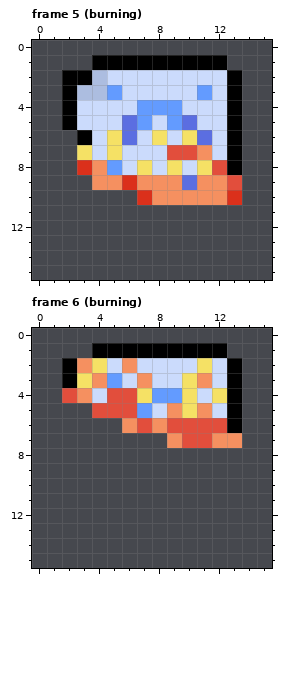
Edited in one commit: pixel-art file (src/objects/poster/_assets/poster.aseprite). Above: the version before the commit.
16x16 pixels, 8 frames. Shown: frame 5 (burning), frame 6 (burning). The commit also changed other frames, which this record leaves out.
And afterwards:
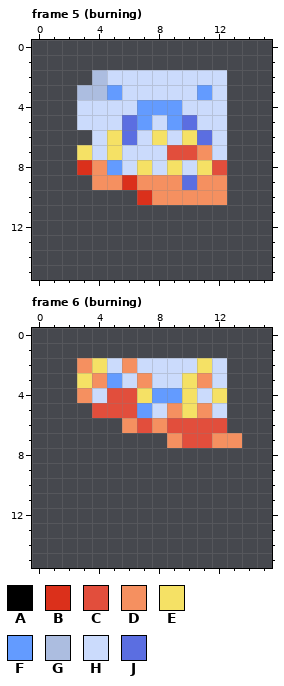
Palette (. is transparent): A #000000  B #db301b  C #e24e3c  D #f59060  E #f5e165  F #639bff  G #acbde0  H #cbdbfc  J #5b6ee1
Difference:
--- frame 5 (burning)
@@ x 0..15 @@
  0 ................
- 1 ....AAAAAAAAA...
- 2 ..AAGHHHHHHHHA..
- 3 ..AGGFHHHHHFHA..
- 4 ..AHHHHFFFHHHA..
- 5 ..AHHHJFHFJHHA..
- 6 ...AHEJHEHEJHA..
- 7 ...EHEHHHCCDHA..
- 8 ...BDFHEHEHECA..
- 9 ....DDBDDDJDDC..
-10 .......BDDDDDB..
+ 1 ................
+ 2 ....GHHHHHHHH...
+ 3 ...GGFHHHHHFH...
+ 4 ...HHHHFFFHHH...
+ 5 ...HHHJFHFJHH...
+ 6 ....HEJHEHEJH...
+ 7 ...EHEHHHCCDH...
+ 8 ...BDFHEHEHEC...
+ 9 ....DDBDDDJDD...
+10 .......BDDDDD...
 11 ................
--- frame 6 (burning)
@@ x 0..15 @@
  0 ................
- 1 ....AAAAAAAAA...
- 2 ..ADEHDHHHHEHA..
- 3 ..AEDFHDHHEDHA..
- 4 ..CDHCCEFFEHEA..
- 5 ....CCCFHDEDHA..
- 6 ......DCDCCCCA..
+ 1 ................
+ 2 ...DEHDHHHHEH...
+ 3 ...EDFHDHHEDH...
+ 4 ...DHCCEFFEHE...
+ 5 ....CCCFHDEDH...
+ 6 ......DCDCCCC...
  7 .........DCCDD..
Pixel boxes of the changes (left, top, right, bottom) in both pictures:
erased: (62, 55, 242, 205)
erased: (62, 343, 242, 433)
